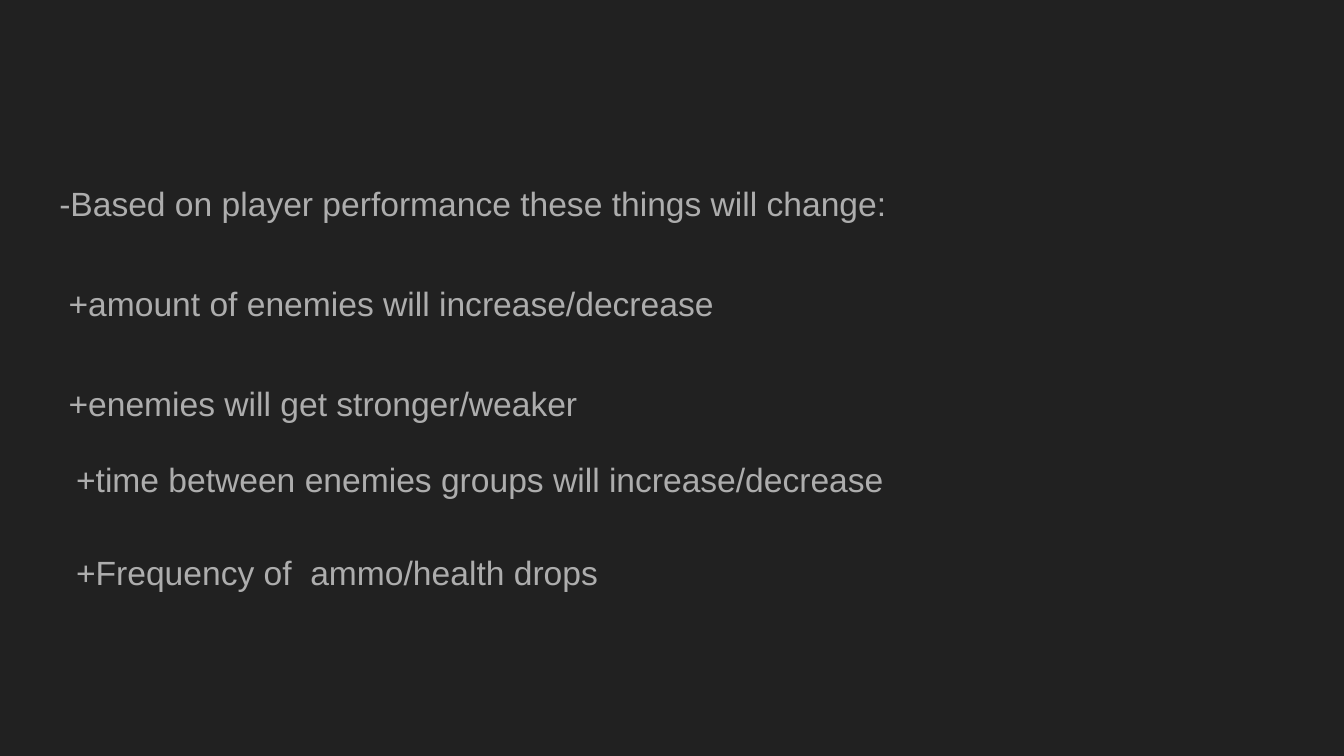
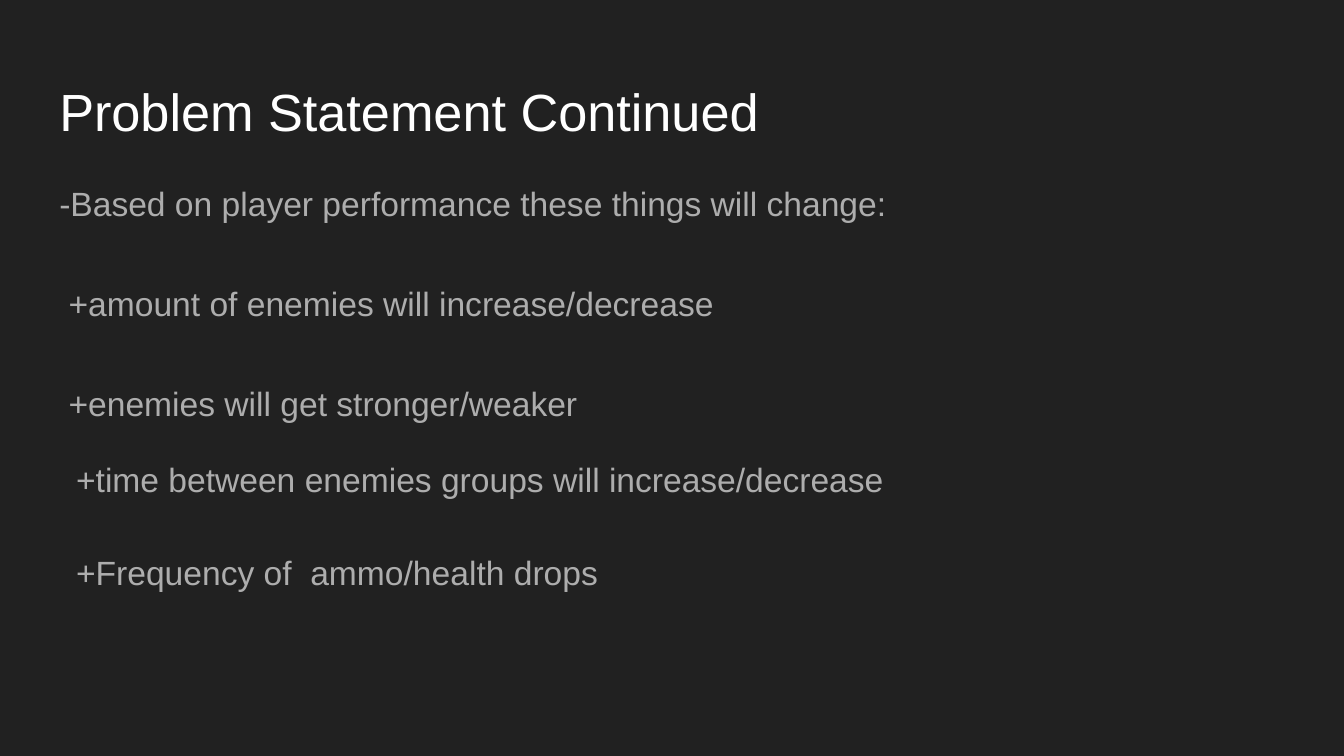
Before and after one commit to kko3/AdaptiveDifficulty, a slide deck: slide 3 of Ai Final persentation.pptx (slide 4 before the commit). Drawn at 1344x756 pixels with LibreOffice and Linux fonts; fonts in the diff are those of the drawing. Boxes give left, top, right and bottom in pixels: in the first picture for what was removed or moved away, otherwise in the second. Text is boxed around its words. In the diff, an @@ line names an element or a change of style, - is before the commit and + after.

```diff
--- a/Ai Final persentation.pptx
+++ b/Ai Final persentation.pptx
@@ title added at (59, 93, 759, 132), 28 pt, text #FFFFFF @@
+Problem Statement Continued
```
Also in this commit, not shown: 1 other slide changed.
